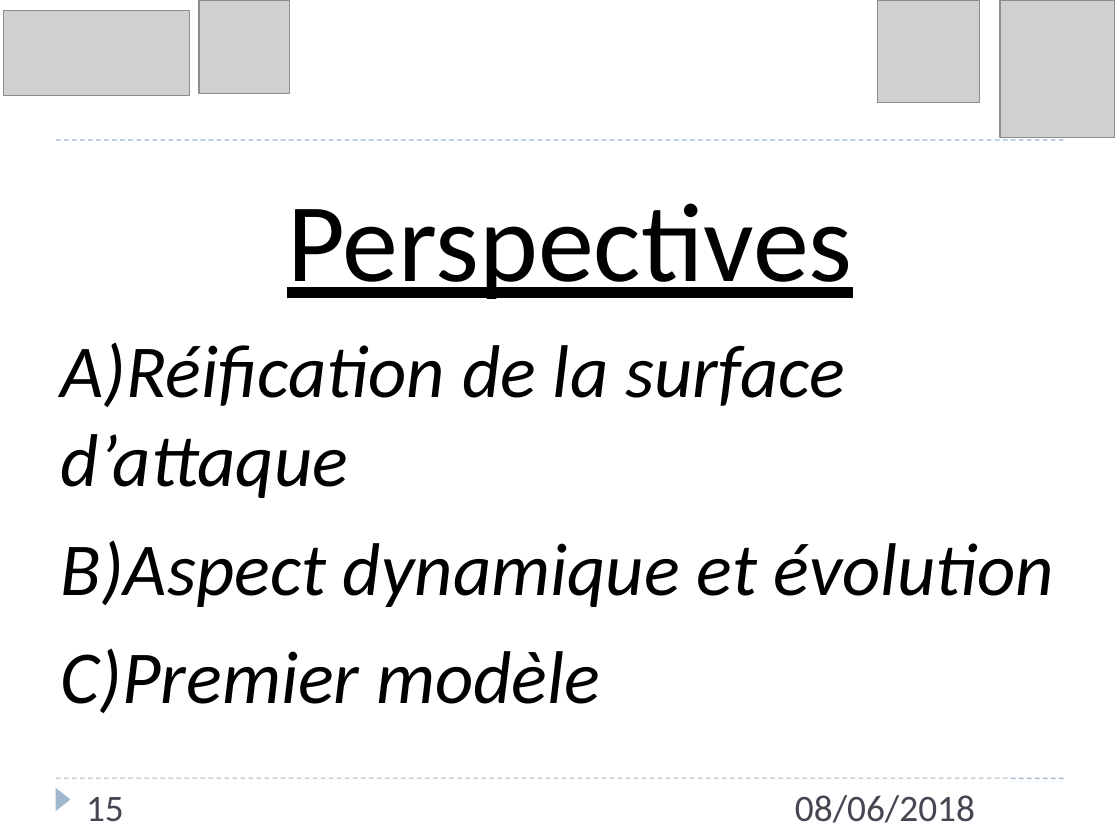
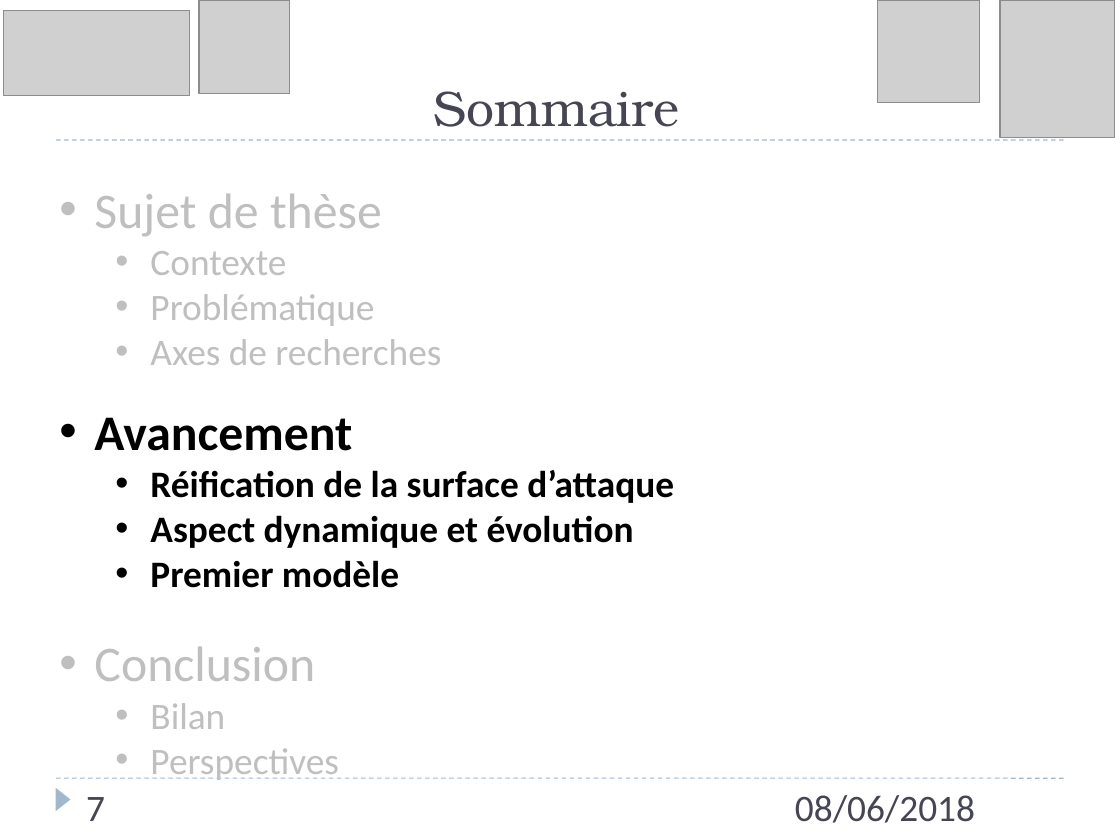
Before and after one commit to Lawyne/ModMenace, a slide deck: slide 7 of Presentation/Presentation Journee-Doctorants 08-06-18.pptx (slide 15 before the commit). Drawn at 1120x840 pixels with LibreOffice and Linux fonts; fonts in the diff are those of the drawing; grey boxes stand for pictures. Boxes give left, top, right and bottom in pixels: in the first picture for what was removed or moved away, otherwise in the second. Text is boxed around its words. In the diff, an @@ line names an element or a change of style, - is before the commit and + after.

```diff
--- a/Presentation/Presentation Journee-Doctorants 08-06-18.pptx
+++ b/Presentation/Presentation Journee-Doctorants 08-06-18.pptx
@@ title added at <box>434,91,680,127</box>, 32 pt, text #464653 @@
+Sommaire
@@ text "Sujet de thèse": place and size @@
-text "Sujet de thèse" at <box>61,203,1054,713</box>
+text "Sujet de thèse" at <box>94,194,674,780</box>
@@ text at <box>94,194,674,729</box>: paragraphs added @@
+• Sujet de thèse
+  • Contexte
+  • Problématique
+  • Axes de recherches
+• Avancement
+  • Réification de la surface d’attaque
+  • Aspect dynamique et évolution
+  • Premier modèle
+• Conclusion
+  • Bilan
@@ text at <box>61,342,1054,713</box>: paragraphs removed @@
-A)Réification de la surface d’attaque
-B)Aspect dynamique et évolution
-C)Premier modèle
@@ text at <box>150,748,338,780</box>: size 72 to 24 pt, text colour #000000 to #BFBFBF, underline off in "Perspectives"; alignment centre to left; bullet none to •; list level 1 to 2 in "Perspectives" @@
@@ page number at <box>86,797,105,821</box>: text changed @@
-15
+7
```
Also in this commit, not shown: 15 other slides changed, 12 slides added, 3 slides removed, 12 other files.
